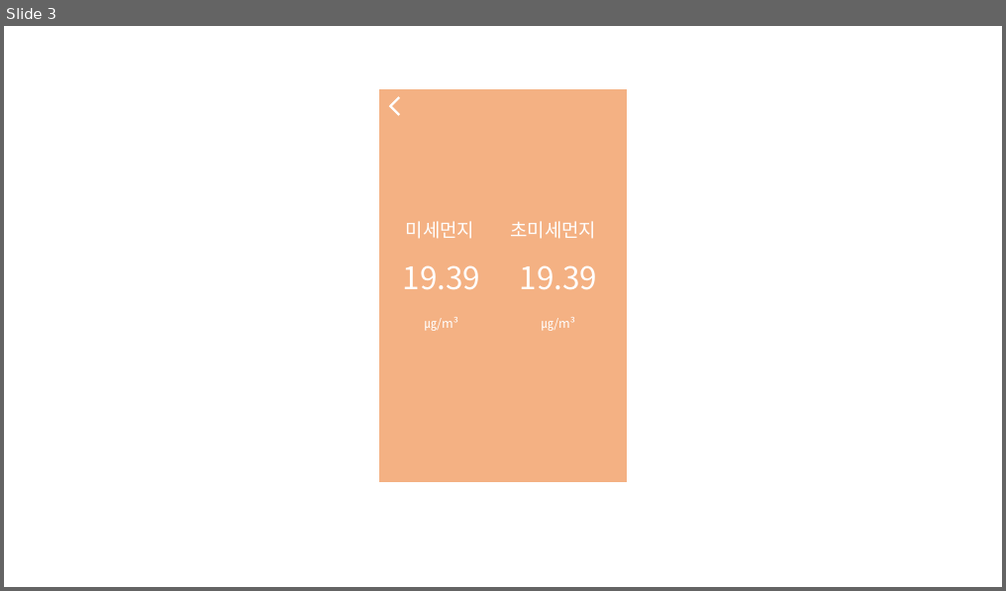
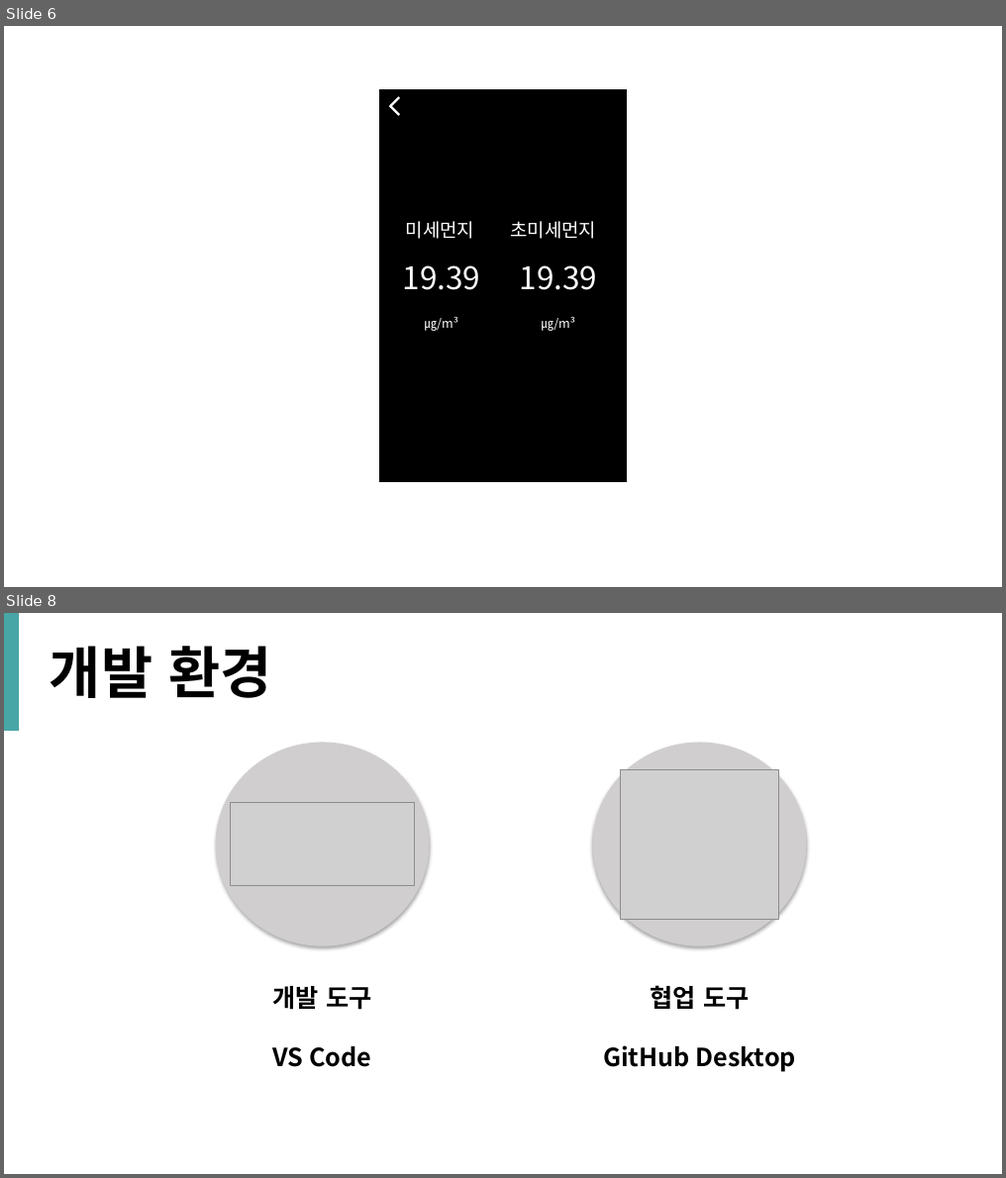
Before and after one commit to SoonMinKwun/history_of_studying, a slide deck: flutter/중간계획서/UI.pptx. Shown one above the other, each under a label of ours: slide 3 before the commit, slides 6 and 8 after it; the slides between them are not shown. The pictures are 1006x591 and 1006x1178 pixels, drawn with LibreOffice and Linux fonts; fonts in the diff are those of the drawing; grey boxes stand for pictures. Boxes give left, top, right and bottom in pixels: in the first picture for what was removed or moved away, otherwise in the second. Text is boxed around its words. In the diff, an @@ line names an element or a change of style, - is before the commit and + after.

```diff
--- a/flutter/중간계획서/UI.pptx
+++ b/flutter/중간계획서/UI.pptx
@@ slide 8 added at box(4, 613, 1002, 1174), background #FFFFFF @@
@@ rectangle added at box(4, 613, 19, 731), fill #49A6A6 @@
@@ text added at box(50, 646, 271, 698), 54 pt, text #000000, bold @@
+개발 환경
@@ ellipse added at box(216, 743, 430, 947), fill #D0CECE @@
@@ ellipse added at box(593, 743, 807, 947), fill #D0CECE @@
@@ picture added at box(620, 769, 779, 919) @@
@@ picture added at box(230, 802, 415, 885) @@
@@ text added at box(273, 986, 371, 1067), 24 pt, text #000000, bold @@
+개발 도구
+VS Code
@@ text added at box(603, 985, 796, 1072), 24 pt, text #000000, bold @@
+협업 도구
+GitHub Desktop
@@ what was slide 3 is now slide 6 @@
@@ slide 6 changed as well @@
@@ rectangle at box(380, 89, 627, 482): fill #F4B183 to #000000 @@
```
Also in this commit, not shown: 2 other slides changed, 5 other slides added, 11 other files.
